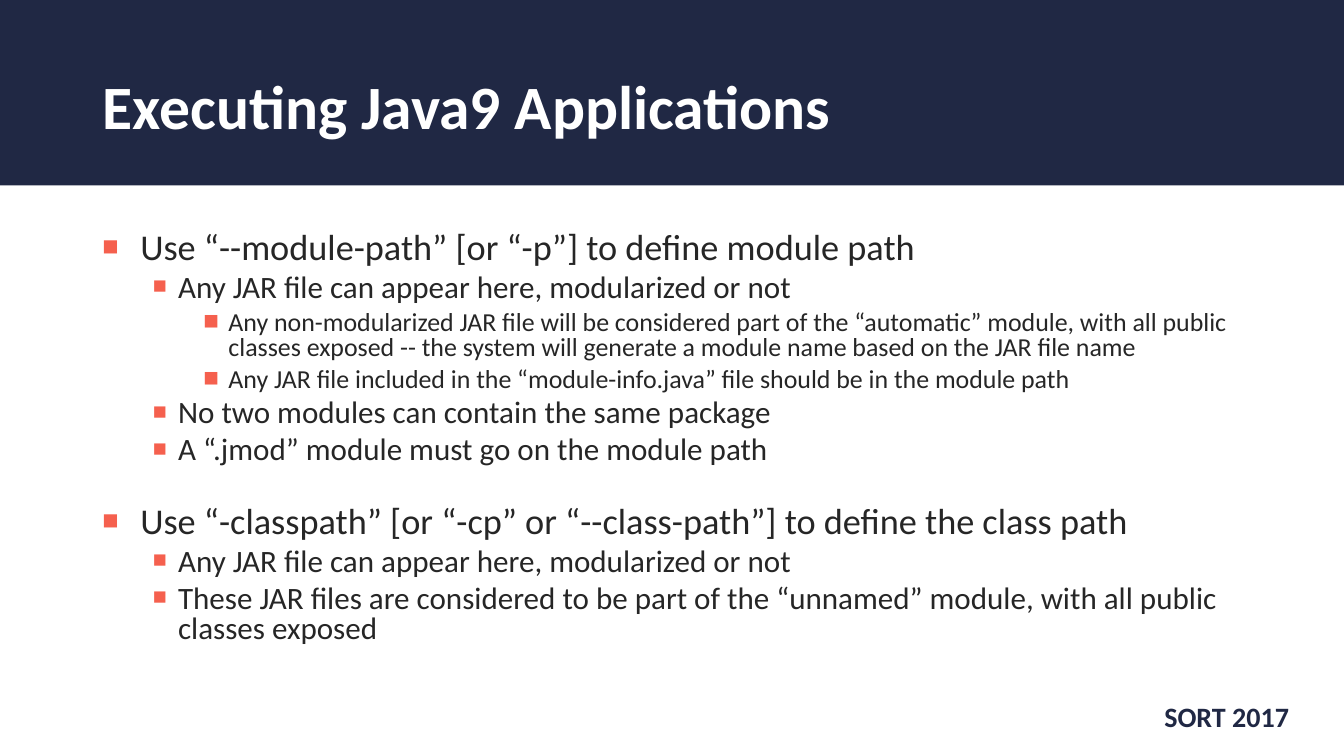
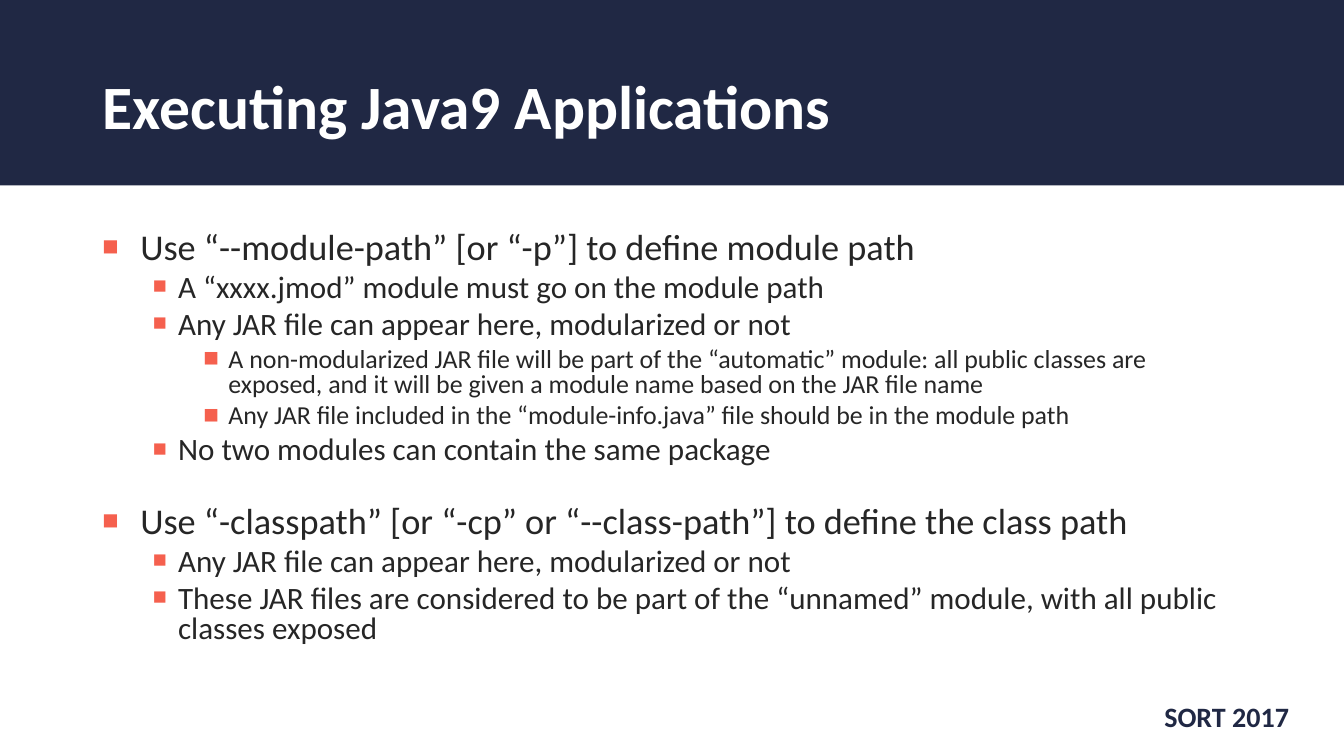
Before and after one commit to wjohnson000/java9-sort, a slide deck: slide 13 of sort-2017-java9.pptx. Drawn at 1344x756 pixels with LibreOffice and Linux fonts; fonts in the diff are those of the drawing; background and template pictures are left out. Boxes give left, top, right and bottom in pixels: in the first picture for what was removed or moved away, otherwise in the second. Text is boxed around its words. In the diff, an @@ line names an element or a change of style, - is before the commit and + after.

```diff
--- a/sort-2017-java9.pptx
+++ b/sort-2017-java9.pptx
@@ text at <box>178,276,824,304</box>: paragraph added @@
+  ■ A “xxxx.jmod” module must go on the module path
@@ text at <box>228,349,1146,398</box>: text changed @@
-    ■ Any non-modularized JAR file will be considered part of the “automatic” module, with all public classes exposed -- the system will generate a module name based on the JAR file name
+    ■ A non-modularized JAR file will be part of the “automatic” module: all public classes are exposed, and it will be given a module name based on the JAR file name
@@ text at <box>178,438,768,466</box>: paragraph removed @@
-  ■ A “.jmod” module must go on the module path
```
Also in this commit, not shown: 11 other slides changed, 2 slides added, 9 other files.
